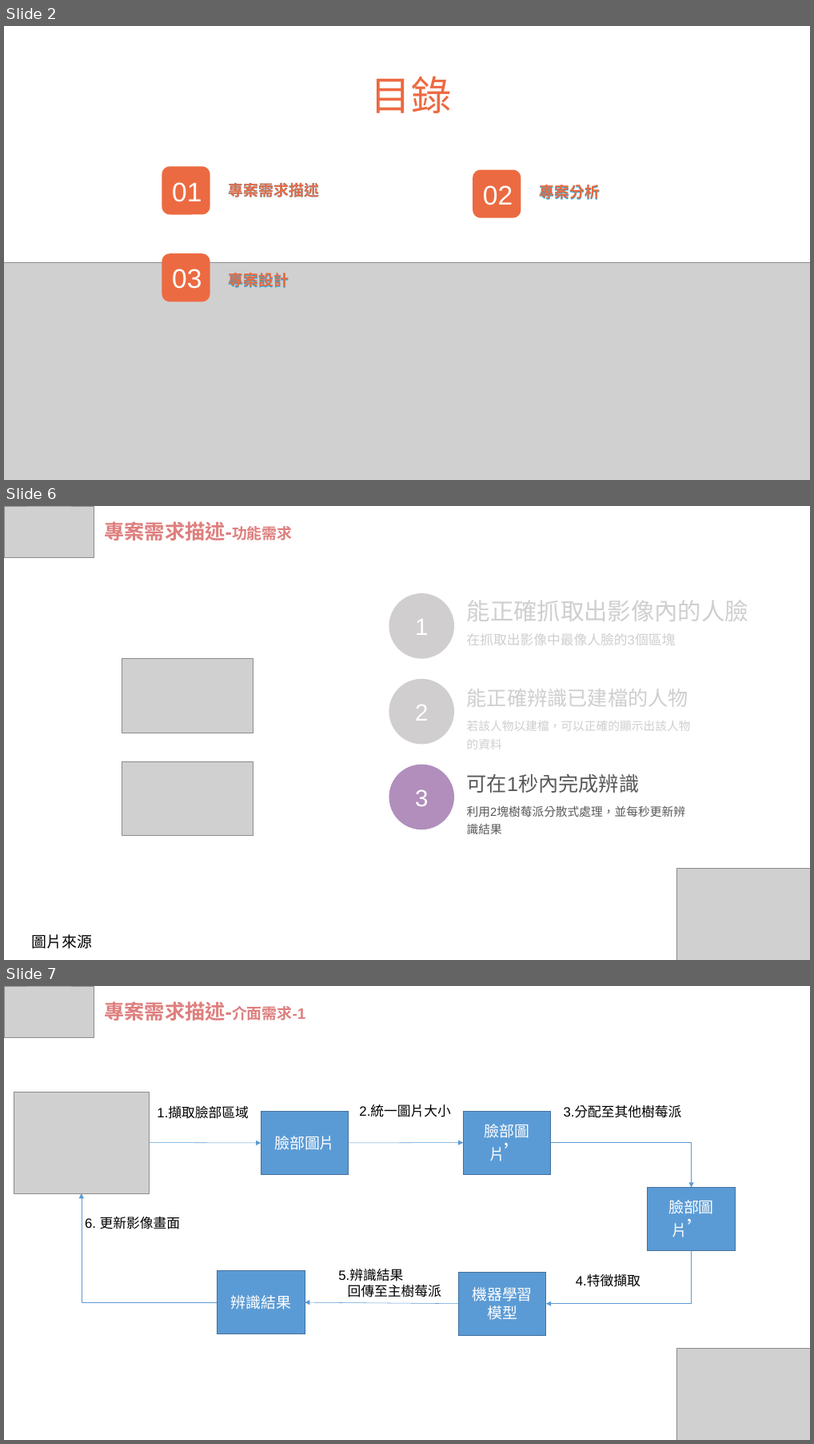
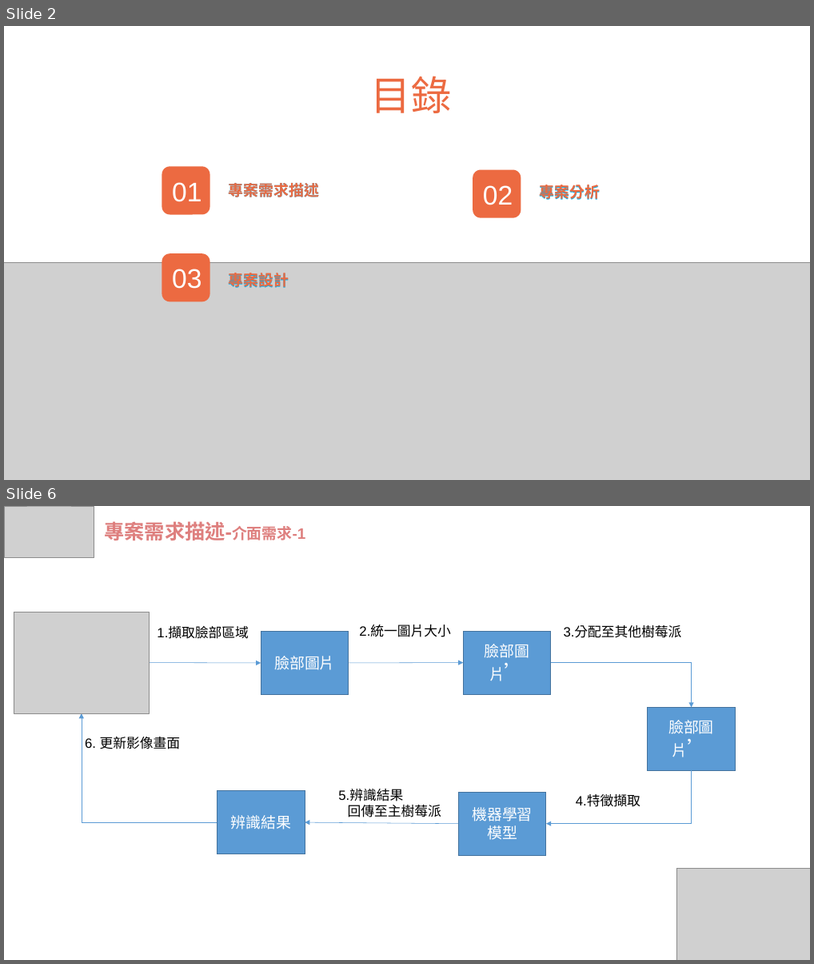
Before and after one commit to wasteee/Embedded-Image-Processing-final, a slide deck: IP_FRS.pptx. Shown one above the other, each under a label of ours: slides 2, 6 and 7 before the commit, slides 2 and 6 after it; the slides between them are not shown. The pictures are 814x1444 and 814x964 pixels, drawn with LibreOffice and Linux fonts; fonts in the diff are those of the drawing; grey boxes stand for pictures. Boxes give left, top, right and bottom in pixels: in the first picture for what was removed or moved away, otherwise in the second. Text is boxed around its words. In the diff, an @@ line names an element or a change of style, - is before the commit and + after.

```diff
--- a/IP_FRS.pptx
+++ b/IP_FRS.pptx
@@ slide 6 removed at (x1=4, y1=506, x2=810, y2=960), background #FFFFFF @@
@@ picture removed at (x1=4, y1=506, x2=94, y2=557) @@
@@ text removed at (x1=104, y1=521, x2=293, y2=540) @@
-專案需求描述-功能需求
@@ ellipse removed at (x1=390, y1=593, x2=454, y2=659) @@
-1
@@ text removed at (x1=467, y1=600, x2=749, y2=621) @@
-能正確抓取出影像內的人臉
@@ text removed at (x1=467, y1=633, x2=676, y2=645) @@
-在抓取出影像中最像人臉的3個區塊
@@ picture removed at (x1=122, y1=659, x2=254, y2=733) @@
@@ ellipse removed at (x1=390, y1=679, x2=454, y2=744) @@
-2
@@ text removed at (x1=467, y1=688, x2=689, y2=707) @@
-能正確辨識已建檔的人物
@@ text removed at (x1=467, y1=720, x2=691, y2=749) @@
-若該人物以建檔，可以正確的顯示出該人物的資料
@@ picture removed at (x1=122, y1=761, x2=254, y2=836) @@
@@ ellipse removed at (x1=390, y1=764, x2=454, y2=830) @@
-3
@@ text removed at (x1=467, y1=774, x2=640, y2=792) @@
-可在1秒內完成辨識
@@ text removed at (x1=467, y1=805, x2=686, y2=834) @@
-利用2塊樹莓派分散式處理，並每秒更新辨識結果
@@ picture removed at (x1=677, y1=868, x2=810, y2=960) @@
@@ text removed at (x1=32, y1=934, x2=93, y2=948) @@
-圖片來源
@@ what was slide 7 is now slide 6 @@
```
Also in this commit, not shown: 5 slides changed.
